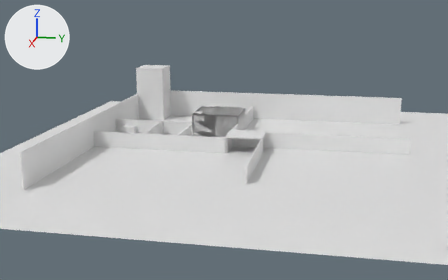
The glTF model public/images/models/Levels/level2/Scene.glb: old version first, new version second.
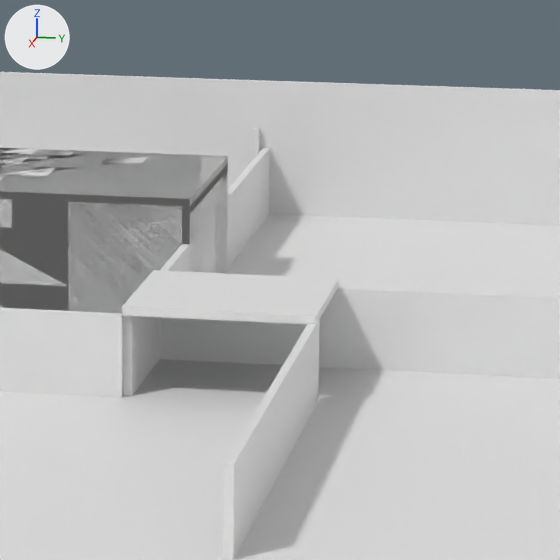
Old and new are each drawn from a camera (50 mm lens) standing at (751.7, 119.8, 200.4) and looking at (17.2, -27.1, 16.8) and again close up on the part from 45% to 69% of the width and 28% to 66% of the height. Arrows for +X, +Y and +Z are at upper left; the lights stay in place. Where no turn or scale is listed for an object, it has been applied to the vertices.

Before the edit, the objects in view are built like this:
```python
me_ground = bpy.data.meshes.new('ground')
me_ground.from_pydata([(-200.0, -200.0, 0.0), (200.0, -200.0, 0.0), (-200.0, 200.0, 0.0), (200.0, 200.0, 0.0)], [], [(0, 1, 3), (0, 3, 2)])
me_room1 = bpy.data.meshes.new('room1')
me_room1.from_pydata(...)  # a box spanning x -30.0..30.0, y -32.0..32.0, z -16.0..16.0
me_wall20_002 = bpy.data.meshes.new('wall20.002')
me_wall20_002.from_pydata(...)  # a box spanning x -1.0..1.0, y -1.0..1.0, z -1.0..1.0
ob_ground = bpy.data.objects.new('ground', me_ground)
ob_ground.location = (0.0, 0.0, 0.0)
ob_room1 = bpy.data.objects.new('room1', me_room1)
ob_room1.location = (-91.0, -55.0, 16.0)
ob_wall20_002 = bpy.data.objects.new('wall20.002', me_wall20_002)
ob_wall20_002.location = (18.0, -44.8, 10.0)
ob_wall20_002.rotation_euler = (0.0, 0.0, -1.571)  # degrees (0, 0, -90)
ob_wall20_002.scale = (19.8, 1.0, 10.0)
# also in view: 'start7' at (-20.0, -9.0, 10.0); 'door1RedUpZSmall.001' at (-20.0, 9.0, 4.0); 'wall7.002' at (-199.0, 0.0, 20.0); 'block20.005' at (-62.0, -55.0, 15.0); 'start19.003' at (-91.0, -55.0, 31.0)
```
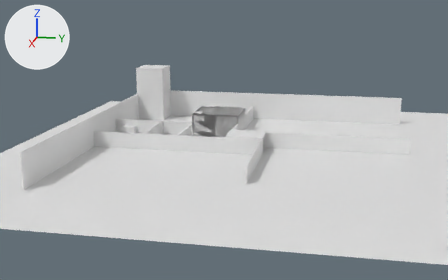
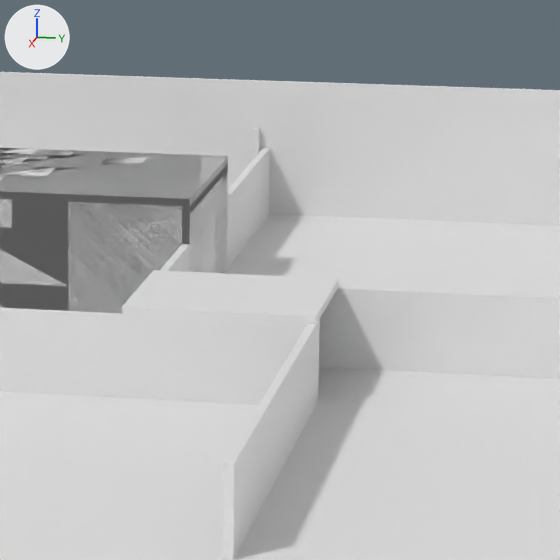
Location of each change, [x1, y1, x2, y2] in pixels of the close-ups (560 x 560 px):
'wall20.002', moved, rescaled
    before: [0, 308, 123, 398]
    after: [0, 308, 307, 405]
'start7', unchanged, covered by the edit
    before: [160, 317, 272, 365]
'wall20.001', unchanged, covered by the edit
    before: [123, 229, 203, 396]
    after: [160, 229, 203, 272]

What the commit changed:
Object 'wall20.002' (ob_wall20_002) moves from (18.0, -44.8, 10.0) to (18.0, -22.5, 10.0).
Object 'wall20.002' (ob_wall20_002) is rescaled from (19.8, 1.0, 10.0) to (42.0, 1.0, 10.0).
